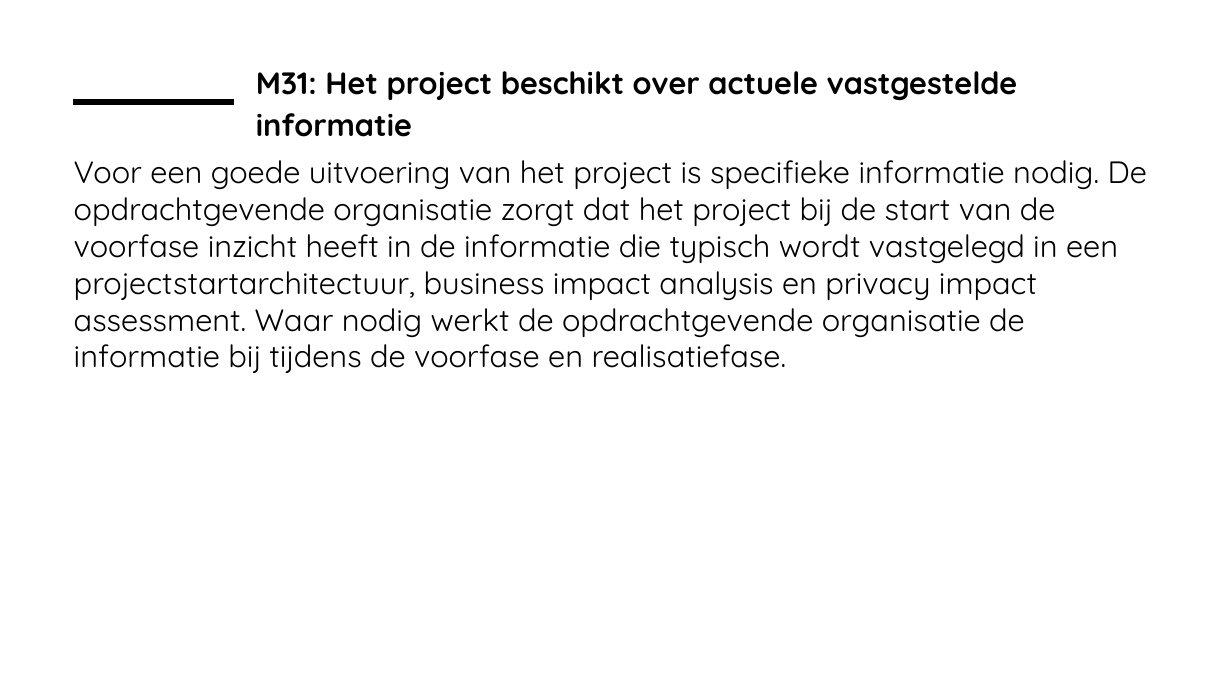
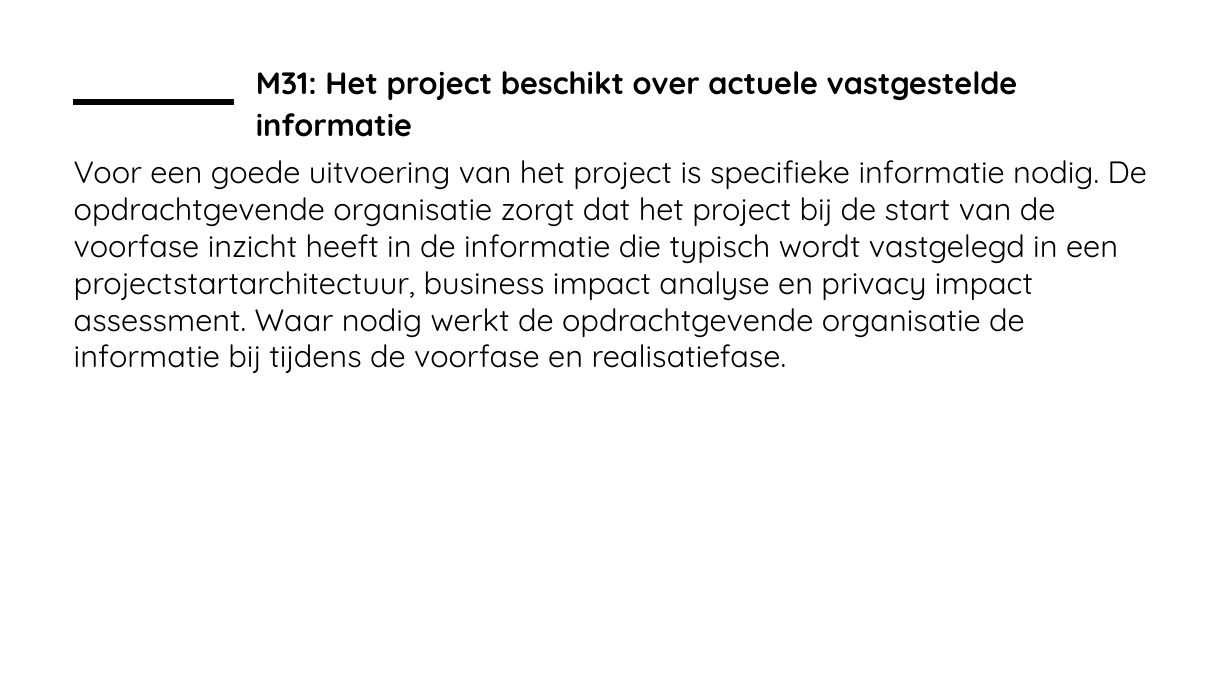
Before and after one commit to ICTU/Kwaliteitsaanpak, a slide deck: slide 5 of docs/wip/ICTU-Kwaliteitsaanpak.pptx. Drawn at 1232x693 pixels with LibreOffice and Linux fonts; fonts in the diff are those of the drawing; background and template pictures are left out. Boxes give left, top, right and bottom in pixels: in the first picture for what was removed or moved away, otherwise in the second. Text is boxed around its words. In the diff, an @@ line names an element or a change of style, - is before the commit and + after.

Commit message:
Voeg template voor voortgang voorfase producten toe. (#986)
Closes #760.

```diff
--- a/docs/wip/ICTU-Kwaliteitsaanpak.pptx
+++ b/docs/wip/ICTU-Kwaliteitsaanpak.pptx
@@ text at [74, 160, 1148, 373]: text changed @@
-Voor een goede uitvoering van het project is specifieke informatie nodig. De opdrachtgevende organisatie zorgt dat het project bij de start van de voorfase inzicht heeft in de informatie die typisch wordt vastgelegd in een projectstartarchitectuur, business impact analysis en privacy impact assessment. Waar nodig werkt de opdrachtgevende organisatie de informatie bij tijdens de voorfase en realisatiefase.
+Voor een goede uitvoering van het project is specifieke informatie nodig. De opdrachtgevende organisatie zorgt dat het project bij de start van de voorfase inzicht heeft in de informatie die typisch wordt vastgelegd in een projectstartarchitectuur, business impact analyse en privacy impact assessment. Waar nodig werkt de opdrachtgevende organisatie de informatie bij tijdens de voorfase en realisatiefase.
```
Also in this commit, not shown: 39 other files.
